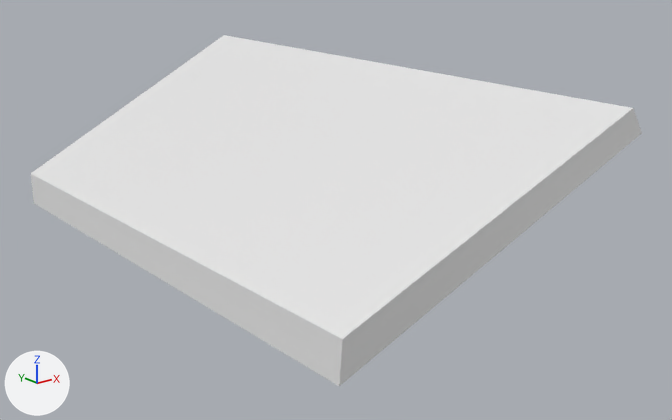
An edit to the FBX model Assets/Stag_1_map/별관/별관 외부/3D/뱔관 작은 지붕.fbx, drawn before and after from the same camera.
Rendered twice from a 50 mm camera at (-23.63, -33.06, 9.93) aimed at (-16.77, -24.48, 6.5). The axes (+X, +Y, +Z) are drawn at lower left. The lights are the same throughout. The older version comes first. Where no turn or scale is listed for an object, it has been applied to the vertices.

Objects in the first picture: '작은지붕'.
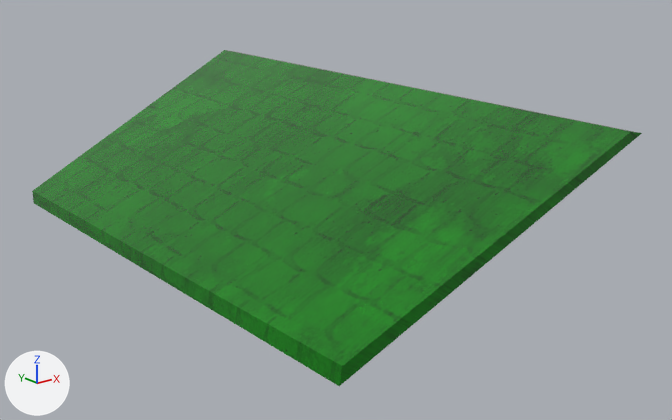
Patch to the scene script:
```diff
--- a/Assets/Stag_1_map/별관/별관 외부/3D/뱔관 작은 지붕.fbx.py
+++ b/Assets/Stag_1_map/별관/별관 외부/3D/뱔관 작은 지붕.fbx.py
@@ img_low_defaultmaterial_maskmap_png @@
+img_low_defaultmaterial_maskmap_png = load_image('low_DefaultMaterial_MaskMap.png', '../stone texture/1/low_DefaultMaterial_MaskMap.png', 2048, 2048, 'sRGB')
@@ mat_material__7 @@
+mat_material__7 = principled_material('Material #7')
+mat_material__7.texture = img_low_defaultmaterial_maskmap_png
+mat_material__7.roughness = 0.0
@@ me_mesh @@
 # used by ob_작은지붕; location = (-17.6, -23.94, 6.89)
 # before: 1 (-1.66, -3.74, -0.23) at pixel (342, 339), 2 (-1.68, 2.87, -0.22) at pixel (30, 173), 4 (2.11, -3.74, 1.21) at pixel (633, 108), 5 (2.14, 4.03, 1.22) at pixel (223, 35)
-me_mesh.from_pydata(...)  # 8 vertices, 6 faces; spans x -1.69..2.34, y -3.74..4.03, z -0.65..1.22
+me_mesh.from_pydata(...)  # 8 vertices, 6 faces; spans x -1.69..2.34, y -3.74..4.03, z -0.65..0.98
+# me_mesh part 1
+for i in [1, 2, 4, 5]: me_mesh.vertices[i].co += Vector((0.0, 0.0, -0.24))
+me_mesh.materials.append(mat_material__7)  # picture img_low_defaultmaterial_maskmap_png
```

Boxes (x1, y1, x2, y2) around the edits, measured in the pictures (672 x 420 px):
'작은지붕', recoloured, reshaped
    before: (31, 35, 642, 386)
    after: (32, 50, 642, 386)
